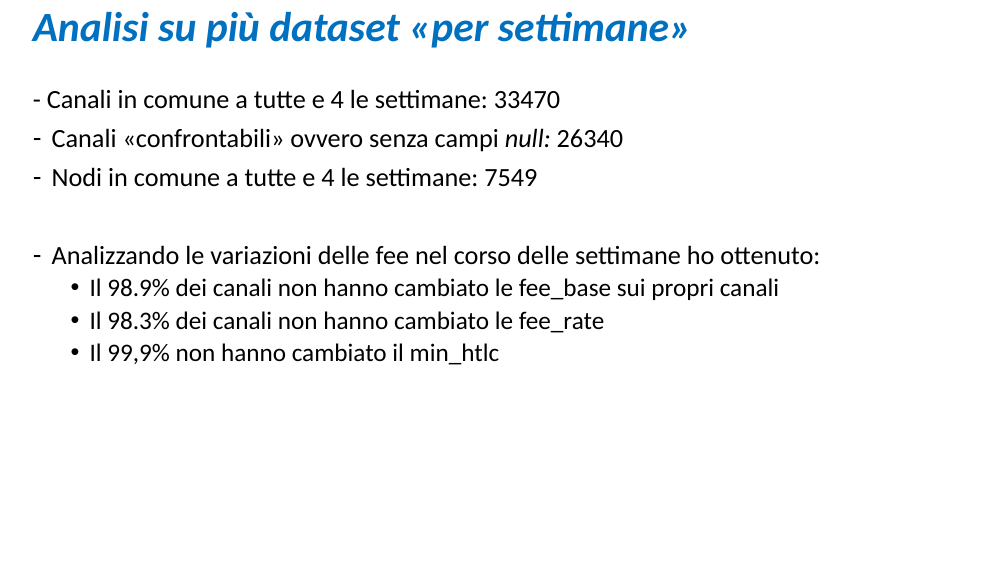
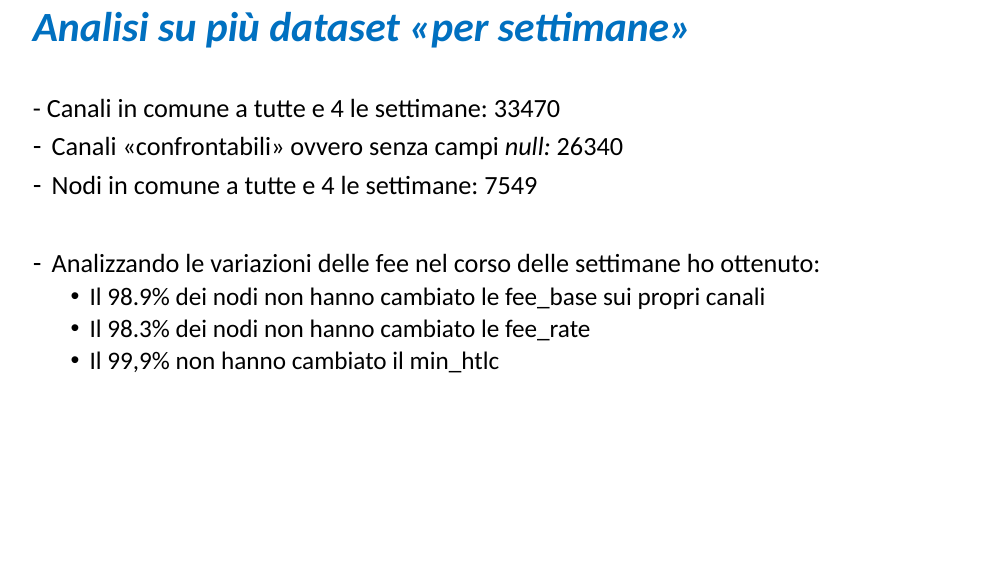
Before and after one commit to robertazucca/Tesi_Roberta, a slide deck: slide 35 of LN.pptx. Drawn at 1008x567 pixels with LibreOffice and Linux fonts; fonts in the diff are those of the drawing. Boxes give left, top, right and bottom in pixels: in the first picture for what was removed or moved away, otherwise in the second. Text is boxed around its words. In the diff, an @@ line names an element or a change of style, - is before the commit and + after.

Commit message:
percentuali variazioni fees

```diff
--- a/LN.pptx
+++ b/LN.pptx
@@ text "- Canali in comune a ...": place and size @@
-text "- Canali in comune a ..." at (47, 89, 820, 365)
+text "- Canali in comune a ..." at (47, 98, 820, 373)
@@ text at (90, 287, 765, 341): text changed @@
-  • Il 98.9% dei canali non hanno cambiato le fee_base sui propri canali
-  • Il 98.3% dei canali non hanno cambiato le fee_rate
+  • Il 98.9% dei nodi non hanno cambiato le fee_base sui propri canali
+  • Il 98.3% dei nodi non hanno cambiato le fee_rate
```
Also in this commit, not shown: 1 other file.
